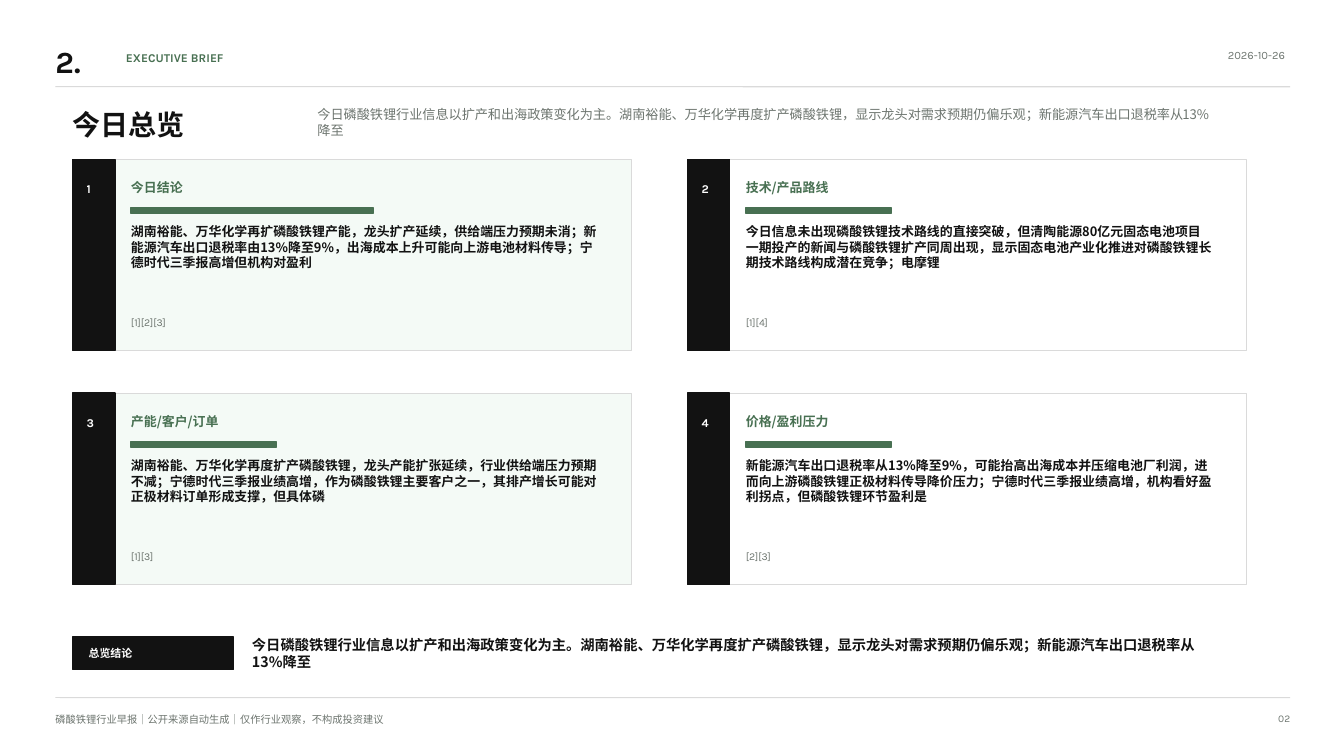
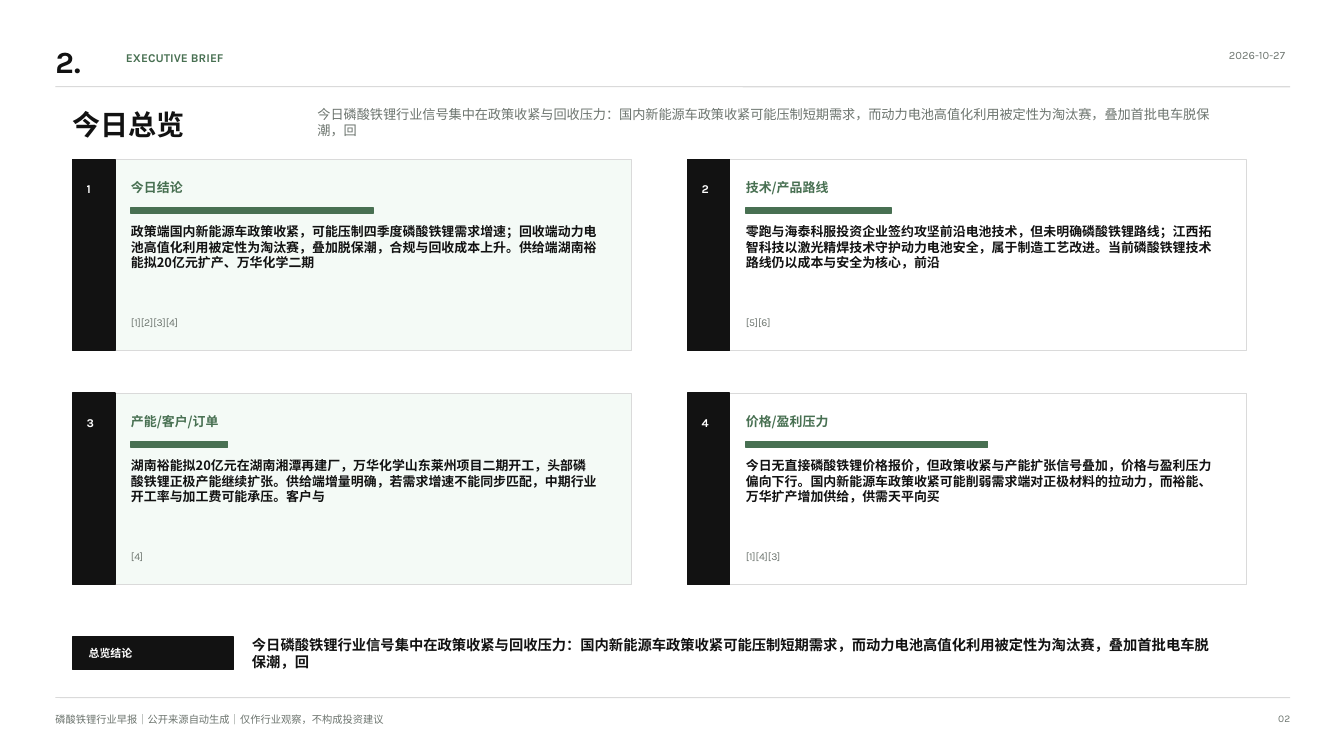
Before and after one commit to nicholsonbeckettr-glitch/spark-public, a slide deck: slide 2 of docs/reports/latest.pptx. Drawn at 1344x756 pixels with LibreOffice and Linux fonts; fonts in the diff are those of the drawing. Boxes give left, top, right and bottom in pixels: in the first picture for what was removed or moved away, otherwise in the second. Text is boxed around its words. In the diff, an @@ line names an element or a change of style, - is before the commit and + after.

```diff
--- a/docs/reports/latest.pptx
+++ b/docs/reports/latest.pptx
@@ text at [1229, 52, 1285, 59]: text changed @@
-2026-10-26
+2026-10-27
@@ text at [317, 108, 1209, 136]: text changed @@
-今日磷酸铁锂行业信息以扩产和出海政策变化为主。湖南裕能、万华化学再度扩产磷酸铁锂，显示龙头对需求预期仍偏乐观；新能源汽车出口退税率从13%降至
+今日磷酸铁锂行业信号集中在政策收紧与回收压力：国内新能源车政策收紧可能压制短期需求，而动力电池高值化利用被定性为淘汰赛，叠加首批电车脱保潮，回
@@ text at [131, 225, 597, 268]: text changed @@
-湖南裕能、万华化学再扩磷酸铁锂产能，龙头扩产延续，供给端压力预期未消；新能源汽车出口退税率由13%降至9%，出海成本上升可能向上游电池材料传导；宁德时代三季报高增但机构对盈利
+政策端国内新能源车政策收紧，可能压制四季度磷酸铁锂需求增速；回收端动力电池高值化利用被定性为淘汰赛，叠加脱保潮，合规与回收成本上升。供给端湖南裕能拟20亿元扩产、万华化学二期
@@ text at [746, 225, 1212, 269]: text changed @@
-今日信息未出现磷酸铁锂技术路线的直接突破，但清陶能源80亿元固态电池项目一期投产的新闻与磷酸铁锂扩产同周出现，显示固态电池产业化推进对磷酸铁锂长期技术路线构成潜在竞争；电摩锂
+零跑与海泰科服投资企业签约攻坚前沿电池技术，但未明确磷酸铁锂路线；江西拓智科技以激光精焊技术守护动力电池安全，属于制造工艺改进。当前磷酸铁锂技术路线仍以成本与安全为核心，前沿
@@ text at [131, 318, 178, 327]: text changed @@
-[1][2][3]
+[1][2][3][4]
@@ text at [746, 318, 771, 327]: text changed @@
-[1][4]
+[5][6]
@@ rectangle: place and size @@
-rectangle at [131, 442, 276, 448]
+rectangle at [131, 442, 228, 448]
@@ rectangle: place and size @@
-rectangle at [746, 442, 891, 448]
+rectangle at [746, 442, 988, 448]
@@ text at [131, 459, 597, 502]: text changed @@
-湖南裕能、万华化学再度扩产磷酸铁锂，龙头产能扩张延续，行业供给端压力预期不减；宁德时代三季报业绩高增，作为磷酸铁锂主要客户之一，其排产增长可能对正极材料订单形成支撑，但具体磷
+湖南裕能拟20亿元在湖南湘潭再建厂，万华化学山东莱州项目二期开工，头部磷酸铁锂正极产能继续扩张。供给端增量明确，若需求增速不能同步匹配，中期行业开工率与加工费可能承压。客户与
@@ text at [746, 459, 1212, 503]: text changed @@
-新能源汽车出口退税率从13%降至9%，可能抬高出海成本并压缩电池厂利润，进而向上游磷酸铁锂正极材料传导降价压力；宁德时代三季报业绩高增，机构看好盈利拐点，但磷酸铁锂环节盈利是
+今日无直接磷酸铁锂价格报价，但政策收紧与产能扩张信号叠加，价格与盈利压力偏向下行。国内新能源车政策收紧可能削弱需求端对正极材料的拉动力，而裕能、万华扩产增加供给，供需天平向买
@@ text at [131, 552, 143, 561]: text changed @@
-[1][3]
+[4]
@@ text at [746, 552, 781, 561]: text changed @@
-[2][3]
+[1][4][3]
@@ text at [252, 638, 1209, 669]: text changed @@
-今日磷酸铁锂行业信息以扩产和出海政策变化为主。湖南裕能、万华化学再度扩产磷酸铁锂，显示龙头对需求预期仍偏乐观；新能源汽车出口退税率从13%降至
+今日磷酸铁锂行业信号集中在政策收紧与回收压力：国内新能源车政策收紧可能压制短期需求，而动力电池高值化利用被定性为淘汰赛，叠加首批电车脱保潮，回
```
Also in this commit, not shown: 9 other slides changed, 1 slide added, 1 slide removed, 4 other files.
